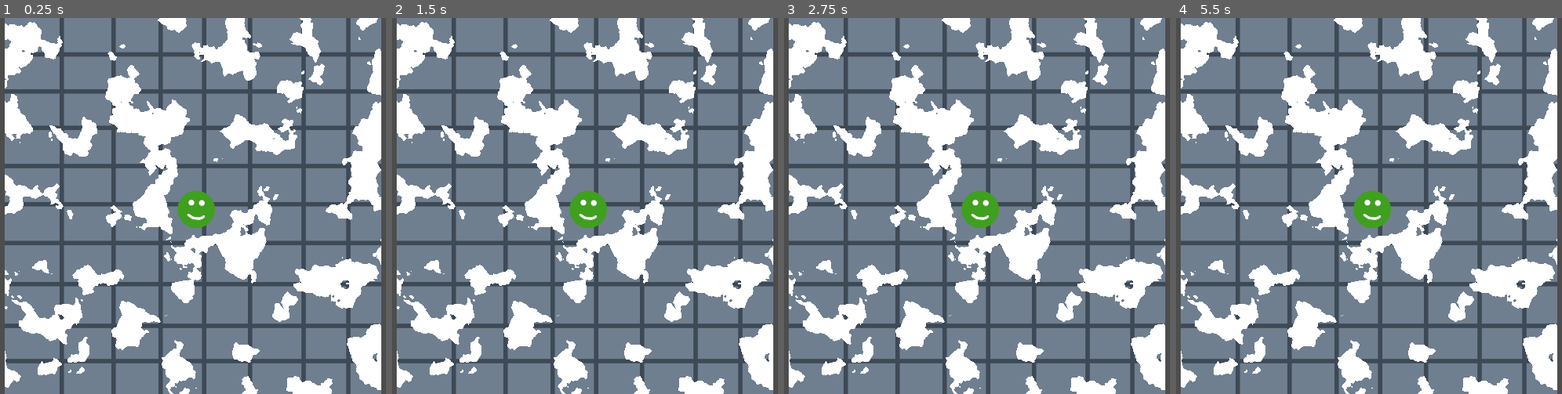
Above: before the commit, frames 1-4 (left to right).
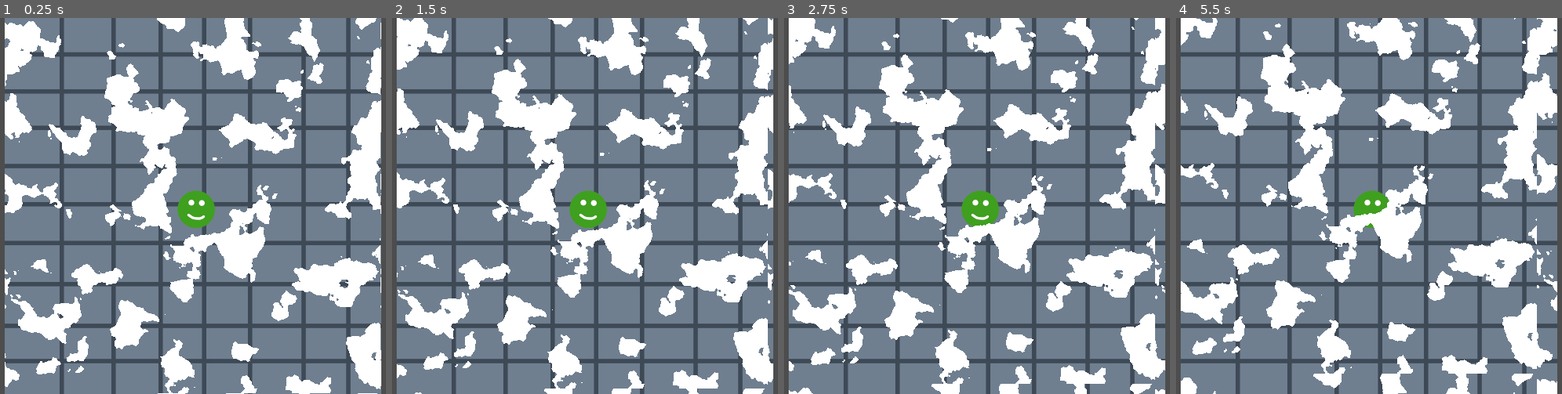
Above: after the commit, the same moments.

Repository: Cyberiada2025-2026/Lem-Jam
Game: Godot game, scene res://scenes/debug/map_test/map_test.tscn
Two runs of this game, one before a commit and one after it. Both use one fixed random seed, a clock stepped at 60 frames per second and the inputs below. The project has no main scene, so this scene is started directly.
Inputs (mouse positions are in pixels of both pictures, inside the frame that each line leads up to):
- Up to frame 1 (0.25 s): no input
- Up to frame 2 (1.5 s): move the mouse to (696, 187) at 0.52 s; click (696, 187) at 0.67 s; move the mouse to (484, 224) at 1.27 s; click (484, 224) at 1.42 s
- Up to frame 3 (2.75 s): move the mouse to (1027, 123) at 2.02 s; click (1027, 123) at 2.17 s
- Up to frame 4 (5.5 s): move the mouse to (1341, 281) at 2.77 s; click (1341, 281) at 2.92 s; move the mouse to (1519, 262) at 3.52 s; click (1519, 262) at 3.67 s; move the mouse to (1218, 149) at 4.27 s; click (1218, 149) at 4.42 s; move the mouse to (1396, 206) at 5.02 s; click (1396, 206) at 5.17 s

The runs differ from the first frame. In frame 1, 3.5% of the frame differs, in the area x 1-99%, y 0-100%; in frame 2, 16%; in frame 3, 25%; in frame 4, 35%.

Commit message:
Move texture through shader code

Diff:
--- a/scenes/debug/map_test/map_test.tscn
+++ b/scenes/debug/map_test/map_test.tscn
@@ -10,7 +10,6 @@
 
 [sub_resource type="ShaderMaterial" id="ShaderMaterial_36r5t"]
 shader = ExtResource("1_oealp")
-shader_parameter/Noise_position = Vector2(0, 0)
 
 [sub_resource type="Gradient" id="Gradient_oealp"]
 
--- a/shared/noise/noise.tres
+++ b/shared/noise/noise.tres
@@ -11,9 +11,15 @@
 default_input_values = [0, Vector2(0, 0), 1, Vector2(0, 0)]
 op_type = 0
 
-[sub_resource type="VisualShaderNodeVec2Parameter" id="VisualShaderNodeVec2Parameter_32dd0"]
-parameter_name = "Noise_position"
-default_value_enabled = true
+[sub_resource type="VisualShaderNodeInput" id="VisualShaderNodeInput_32dd0"]
+input_name = "time"
+
+[sub_resource type="VisualShaderNodeVectorCompose" id="VisualShaderNodeVectorCompose_wwujr"]
+op_type = 0
+
+[sub_resource type="VisualShaderNodeFloatOp" id="VisualShaderNodeFloatOp_gmiub"]
+default_input_values = [0, 0.01, 1, 0.0]
+operator = 2
 
 [sub_resource type="FastNoiseLite" id="FastNoiseLite_32dd0"]
 
@@ -52,6 +58,10 @@
 nodes/fragment/11/position = Vector2(-900, -140)
 nodes/fragment/12/node = SubResource("VisualShaderNodeVectorOp_gmiub")
 nodes/fragment/12/position = Vector2(-580, -20)
-nodes/fragment/13/node = SubResource("VisualShaderNodeVec2Parameter_32dd0")
-nodes/fragment/13/position = Vector2(-920, 60)
-nodes/fragment/connections = PackedInt32Array(4, 0, 6, 0, 6, 0, 0, 0, 7, 0, 4, 1, 6, 0, 0, 1, 2, 0, 4, 0, 10, 0, 2, 0, 11, 0, 12, 0, 12, 0, 10, 0, 13, 0, 12, 1)
+nodes/fragment/14/node = SubResource("VisualShaderNodeInput_32dd0")
+nodes/fragment/14/position = Vector2(-1580, -40)
+nodes/fragment/15/node = SubResource("VisualShaderNodeVectorCompose_wwujr")
+nodes/fragment/15/position = Vector2(-868.61774, 69.607735)
+nodes/fragment/16/node = SubResource("VisualShaderNodeFloatOp_gmiub")
+nodes/fragment/16/position = Vector2(-1180, -100)
+nodes/fragment/connections = PackedInt32Array(4, 0, 6, 0, 6, 0, 0, 0, 7, 0, 4, 1, 6, 0, 0, 1, 2, 0, 4, 0, 10, 0, 2, 0, 11, 0, 12, 0, 12, 0, 10, 0, 14, 0, 16, 1, 16, 0, 15, 0, 16, 0, 15, 1, 15, 0, 12, 1)
